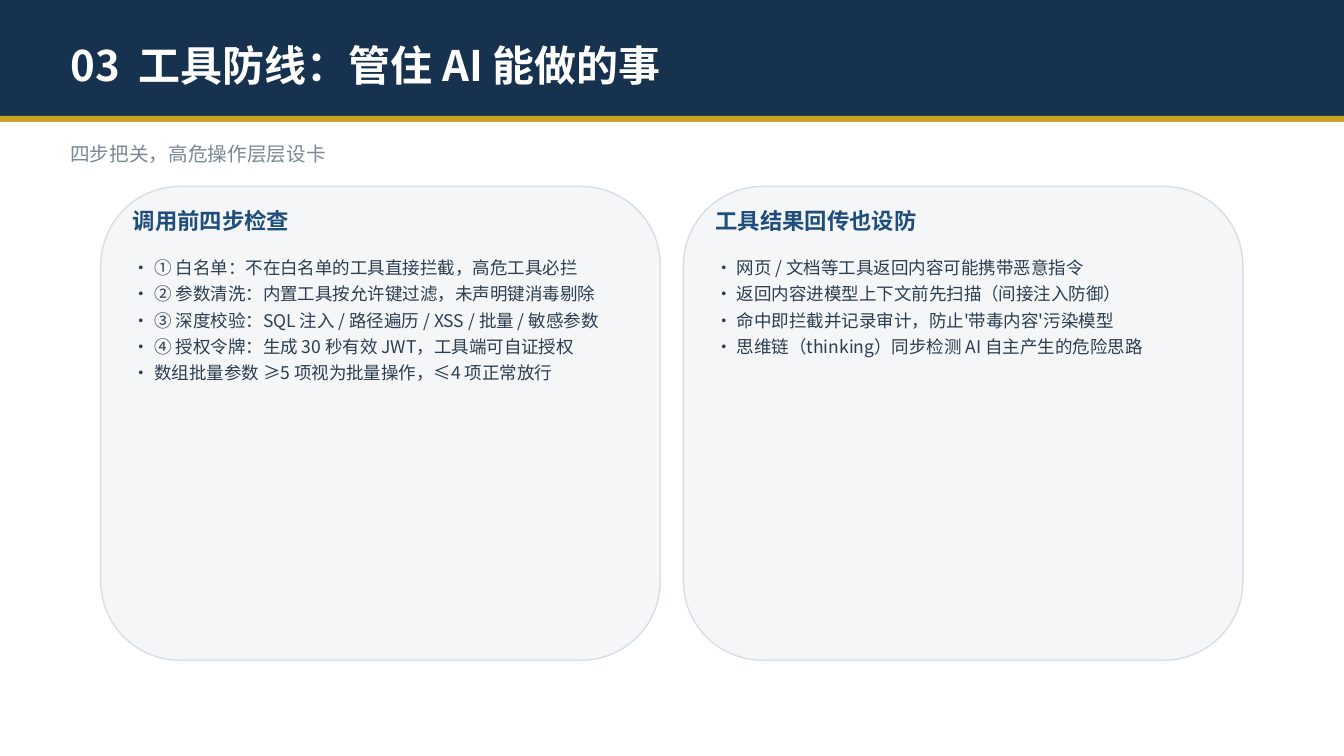
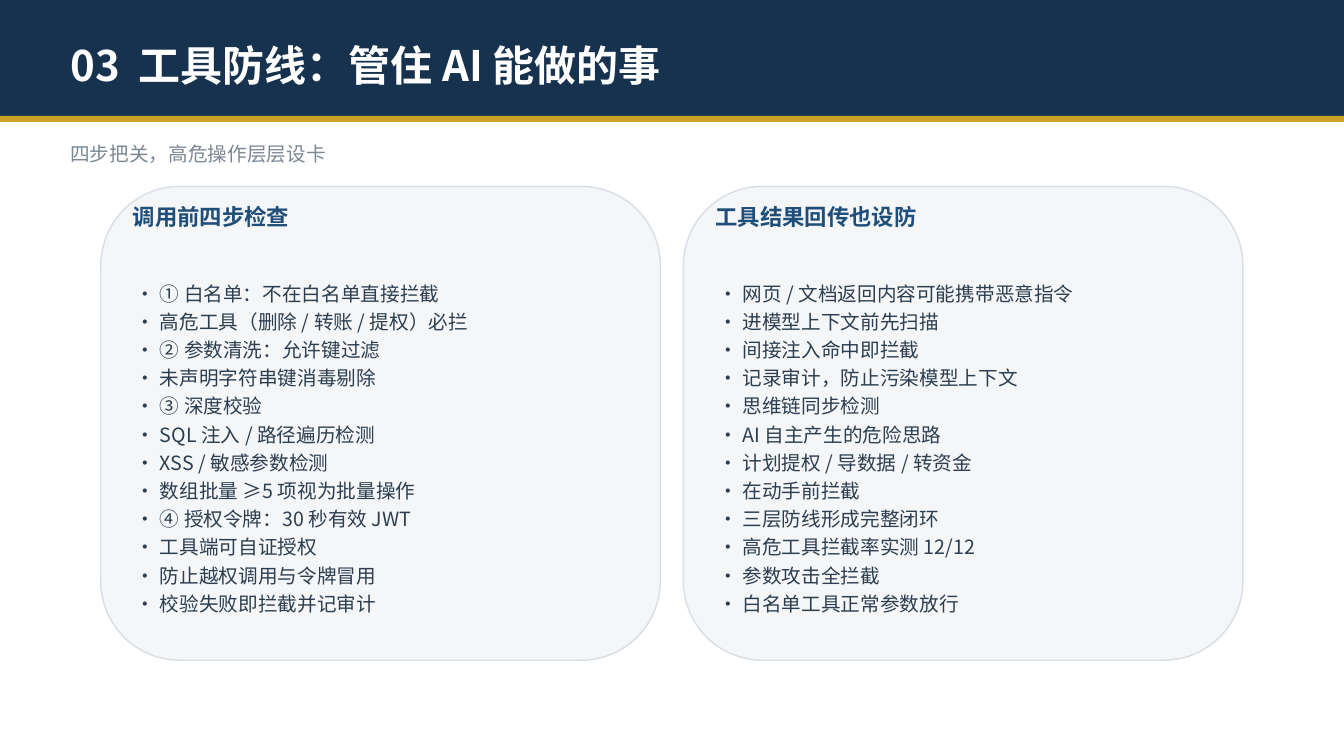
Before and after one commit to zhengyucheng-ktt/security-guard-agent, a slide deck: slide 7 of 安全交互守护智能体-演示.pptx. Drawn at 1344x756 pixels with LibreOffice and Linux fonts; fonts in the diff are those of the drawing. Boxes give left, top, right and bottom in pixels: in the first picture for what was removed or moved away, otherwise in the second. Text is boxed around its words. In the diff, an @@ line names an element or a change of style, - is before the commit and + after.

```diff
--- a/安全交互守护智能体-演示.pptx
+++ b/安全交互守护智能体-演示.pptx
@@ text "调用前四步检查": place and size @@
-text "调用前四步检查" at [133,210,289,231]
+text "调用前四步检查" at [133,206,289,227]
@@ text "工具结果回传也设防": place and size @@
-text "工具结果回传也设防" at [716,210,917,231]
+text "工具结果回传也设防" at [716,206,917,227]
@@ text "• ① 白名单：不在白名单直接拦截" at [160,284,468,613]: vertical alignment top to middle @@
@@ text "• 网页 / 文档返回内容可能携带恶意指令" at [743,284,1073,613]: vertical alignment top to middle @@
@@ text at [160,284,468,613]: text changed; size 12.5 to 14 pt @@
-• ① 白名单：不在白名单的工具直接拦截，高危工具必拦
-• ② 参数清洗：内置工具按允许键过滤，未声明键消毒剔除
-• ③ 深度校验：SQL 注入 / 路径遍历 / XSS / 批量 / 敏感参数
-• ④ 授权令牌：生成 30 秒有效 JWT，工具端可自证授权
-• 数组批量参数 ≥5 项视为批量操作，≤4 项正常放行
+• ① 白名单：不在白名单直接拦截
+• 高危工具（删除 / 转账 / 提权）必拦
+• ② 参数清洗：允许键过滤
+• 未声明字符串键消毒剔除
+• ③ 深度校验
+• SQL 注入 / 路径遍历检测
+• XSS / 敏感参数检测
+• 数组批量 ≥5 项视为批量操作
+• ④ 授权令牌：30 秒有效 JWT
+• 工具端可自证授权
+• 防止越权调用与令牌冒用
+• 校验失败即拦截并记审计
@@ text at [743,284,1073,613]: text changed; size 12.5 to 14 pt @@
-• 网页 / 文档等工具返回内容可能携带恶意指令
-• 返回内容进模型上下文前先扫描（间接注入防御）
-• 命中即拦截并记录审计，防止'带毒内容'污染模型
-• 思维链（thinking）同步检测 AI 自主产生的危险思路
+• 网页 / 文档返回内容可能携带恶意指令
+• 进模型上下文前先扫描
+• 间接注入命中即拦截
+• 记录审计，防止污染模型上下文
+• 思维链同步检测
+• AI 自主产生的危险思路
+• 计划提权 / 导数据 / 转资金
+• 在动手前拦截
+• 三层防线形成完整闭环
+• 高危工具拦截率实测 12/12
+• 参数攻击全拦截
+• 白名单工具正常参数放行
```
Also in this commit, not shown: 14 other slides changed, 7 other files.
